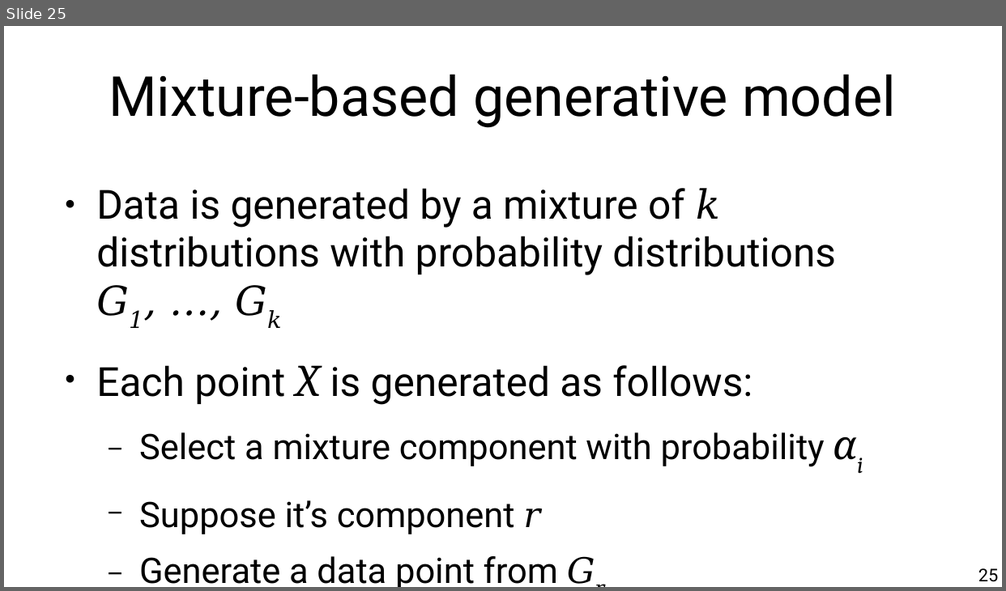
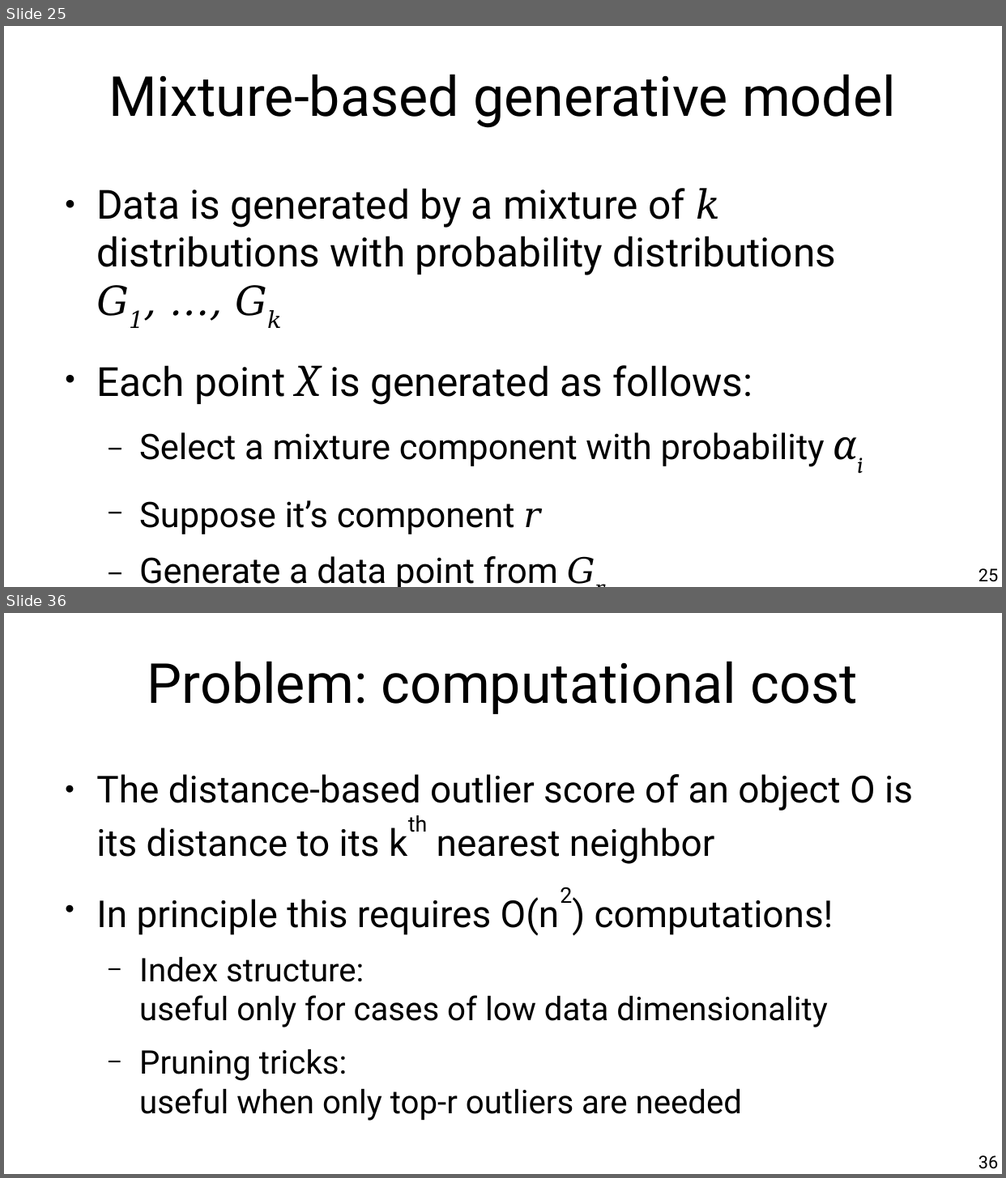
Before and after one commit to chatox/data-mining-course, a slide deck: theory/tt09_outlier_detection.odp. Shown one above the other, each under a label of ours: slide 25 before the commit, slides 25 and 36 after it; the slides between them are not shown. The pictures are 1006x591 and 1006x1178 pixels, drawn with LibreOffice and Linux fonts; fonts in the diff are those of the drawing. Boxes give left, top, right and bottom in pixels: in the first picture for what was removed or moved away, otherwise in the second. Text is boxed around its words. In the diff, an @@ line names an element or a change of style, - is before the commit and + after.

```diff
--- a/theory/tt09_outlier_detection.odp
+++ b/theory/tt09_outlier_detection.odp
@@ slide 36 added at (4, 613, 1002, 1174), background #FFFFFF @@
@@ title added at (147, 661, 857, 714), 44 pt, text #000000 @@
+Problem: computational cost
@@ text added at (96, 774, 913, 1121), 29.6 pt, text #000000 @@
+● The distance-based outlier score of an object O is its distance to its kth nearest neighbor
+● In principle this requires O(n2) computations!
+  − Index structure:
+    useful only for cases of low data dimensionality
+  − Pruning tricks:
+    useful when only top-r outliers are needed
@@ page number added at (978, 1156, 998, 1169), 14 pt, text #000000 @@
+36
```
Also in this commit, not shown: 5 slides changed, 23 other slides added, 3 slides removed.
